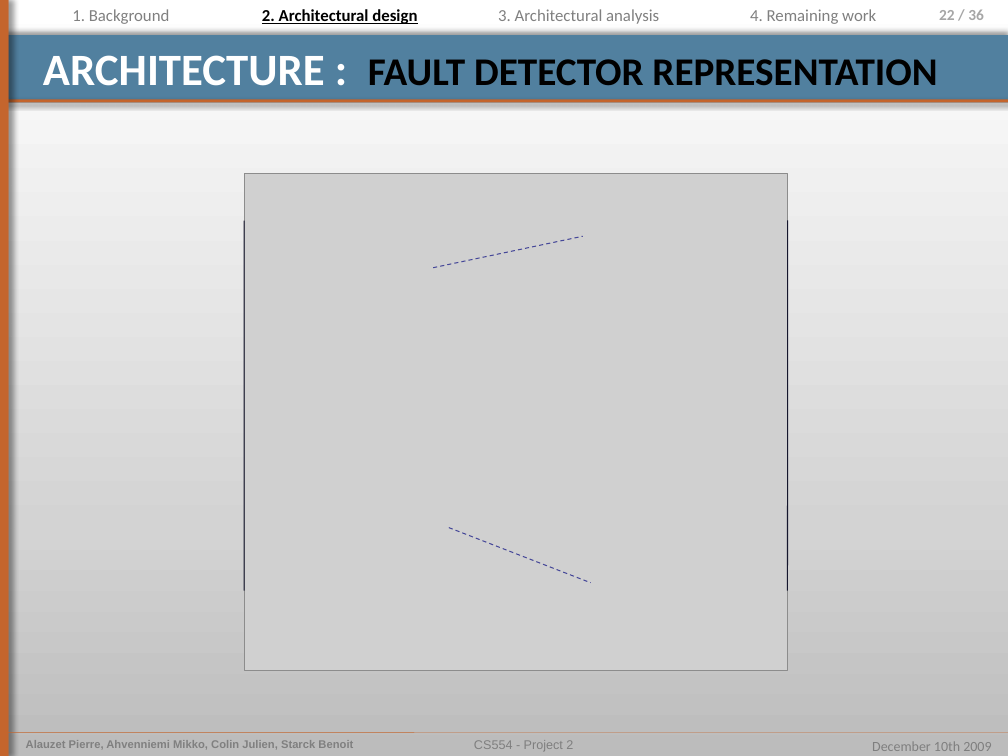
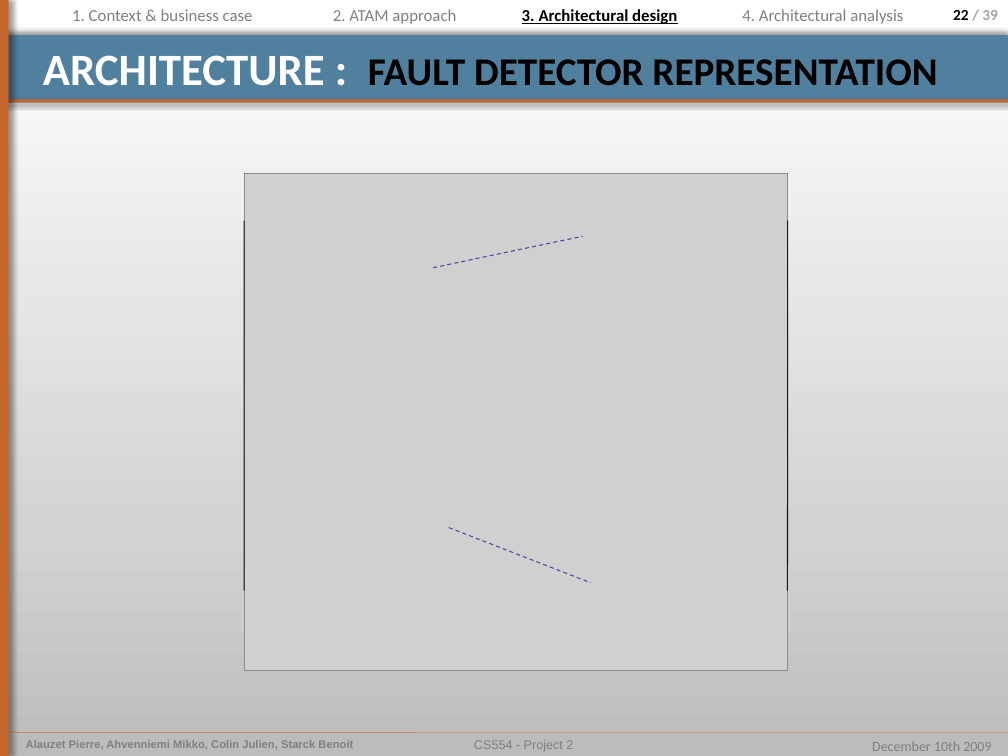
Before and after one commit to pierrealauzet/euroteam, a slide deck: slide 22 of Project 2/PartFinal/CS554_EuroTeam_Project2_Final.pptx. Drawn at 1008x756 pixels with LibreOffice and Linux fonts; fonts in the diff are those of the drawing; grey boxes stand for pictures. Boxes give left, top, right and bottom in pixels: in the first picture for what was removed or moved away, otherwise in the second. Text is boxed around its words. In the diff, an @@ line names an element or a change of style, - is before the commit and + after.

```diff
--- a/Project 2/PartFinal/CS554_EuroTeam_Project2_Final.pptx
+++ b/Project 2/PartFinal/CS554_EuroTeam_Project2_Final.pptx
@@ text removed at (72, 9, 170, 24) @@
-1. Background
@@ text added at (72, 9, 253, 21), 12 pt, text #808080 @@
+1. Context & business case
@@ text at (333, 9, 456, 24): text changed; text colour #000000 to #808080; bold off @@
-2. Architectural design
+2. ATAM approach
@@ text at (522, 9, 677, 24): text changed; text colour #808080 to #000000; bold on @@
-3. Architectural analysis
+3. Architectural design
@@ text at (742, 9, 903, 24): text changed @@
-4. Remaining work
+4. Architectural analysis
@@ page number at (953, 10, 998, 20): text changed @@
-22 / 36
+22 / 39
```
Also in this commit, not shown: 32 other slides changed, 1 slide removed.
